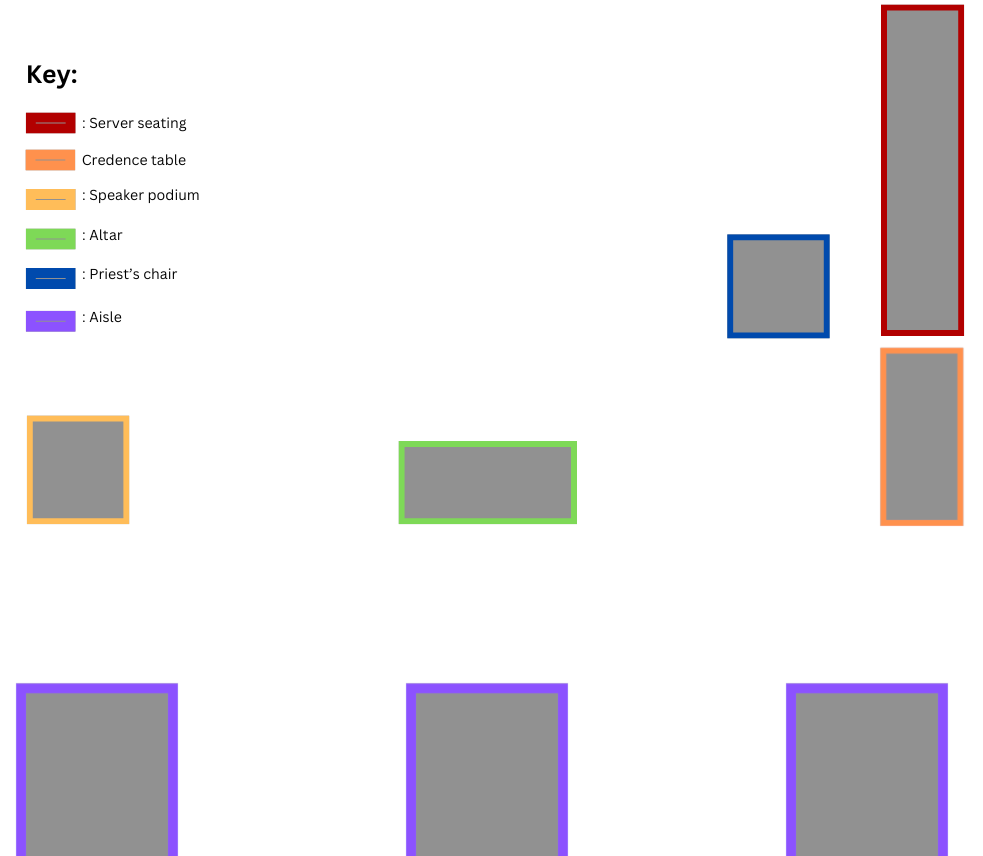
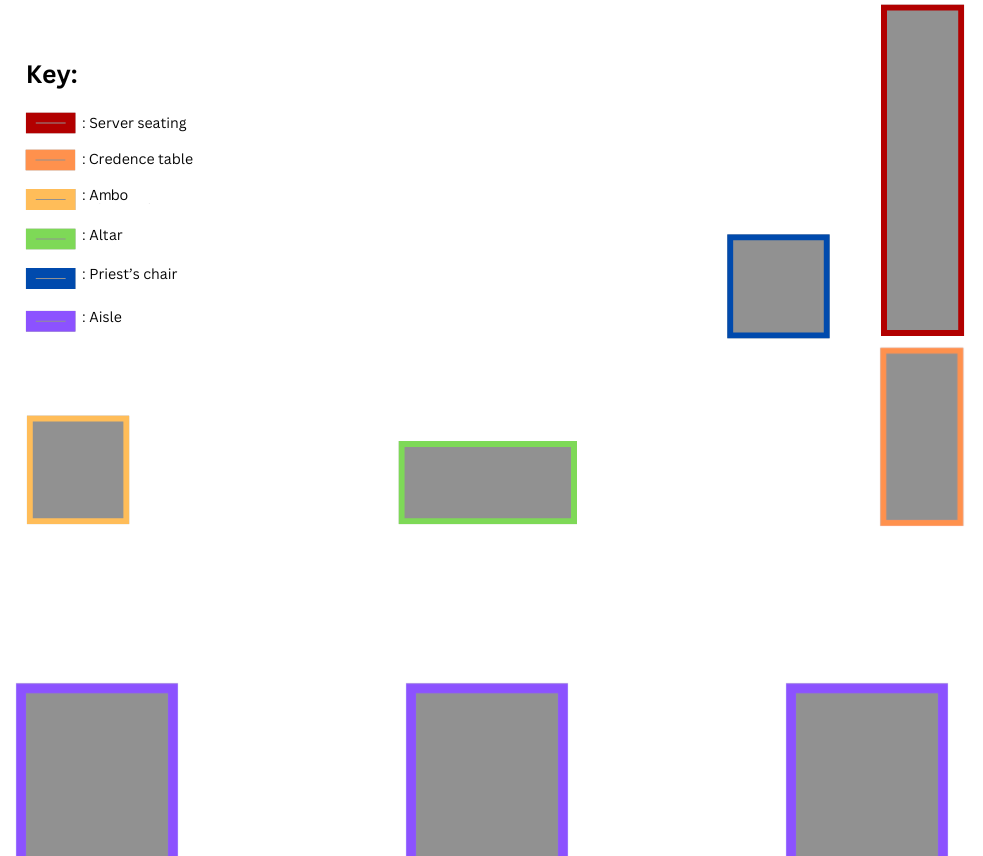
Layer changes from the first 983×856 image to the second:
painted on "StMarysFloorPlan.png" over [82, 153, 199, 203]
